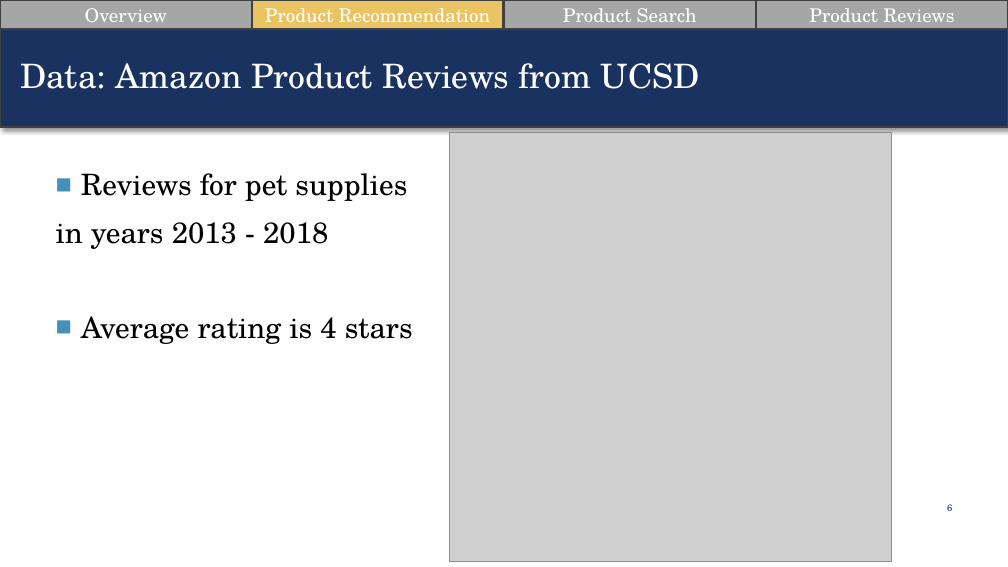
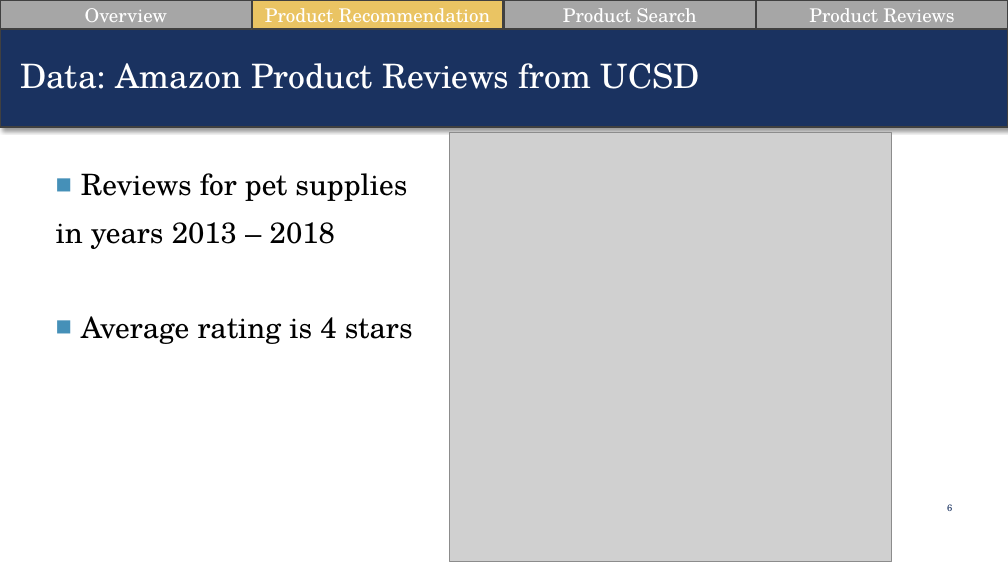
Before and after one commit to suesuyeonlim/final_project, a slide deck: slide 6 of Presentation.pptx. Drawn at 1008x567 pixels with LibreOffice and Linux fonts; fonts in the diff are those of the drawing; grey boxes stand for pictures. Boxes give left, top, right and bottom in pixels: in the first picture for what was removed or moved away, otherwise in the second. Text is boxed around its words. In the diff, an @@ line names an element or a change of style, - is before the commit and + after.

```diff
--- a/Presentation.pptx
+++ b/Presentation.pptx
@@ text at box(56, 222, 335, 249): text changed @@
-in years 2013 - 2018
+in years 2013 – 2018
```
Also in this commit, not shown: 6 other slides changed, 1 other file.
